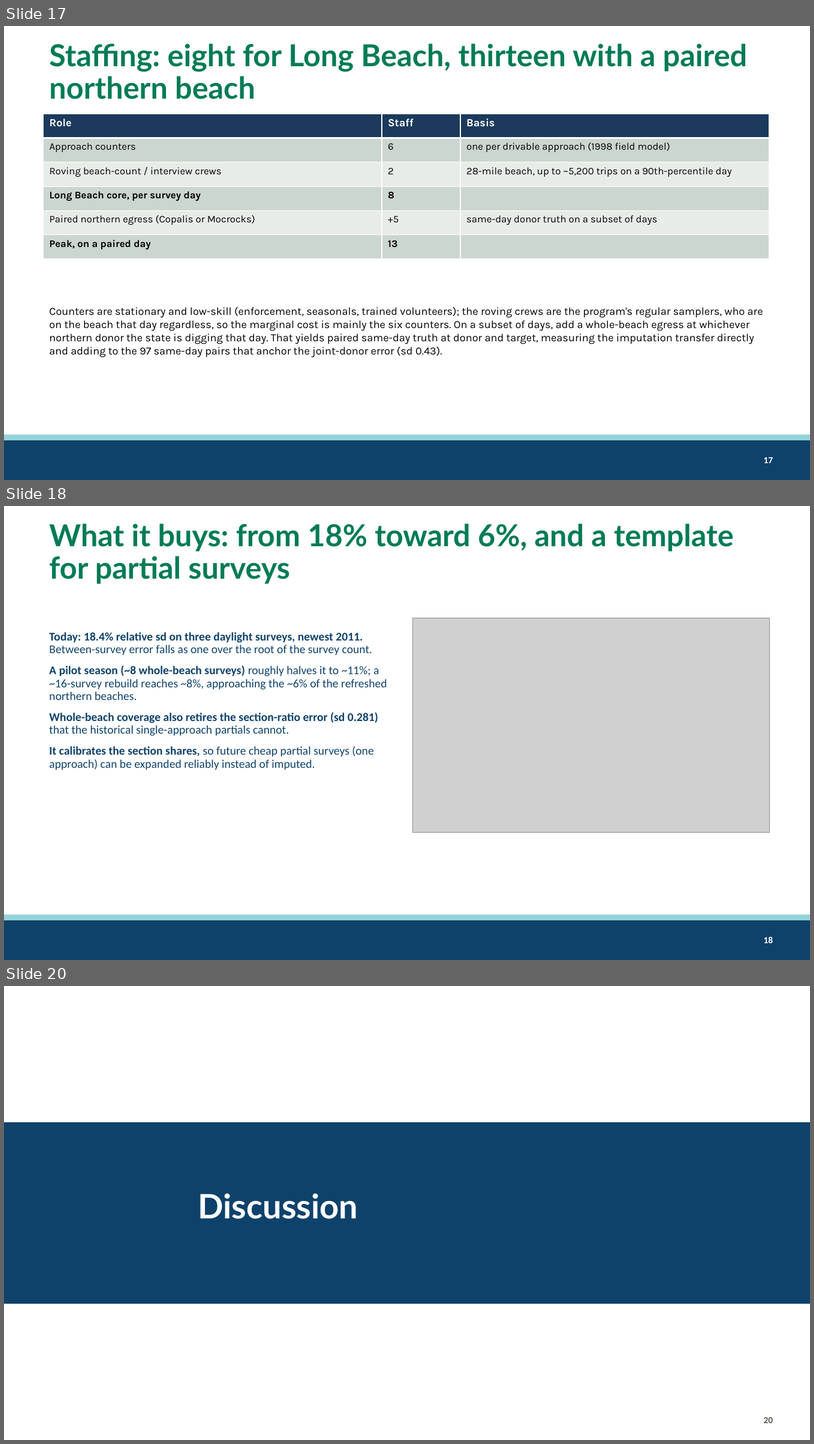
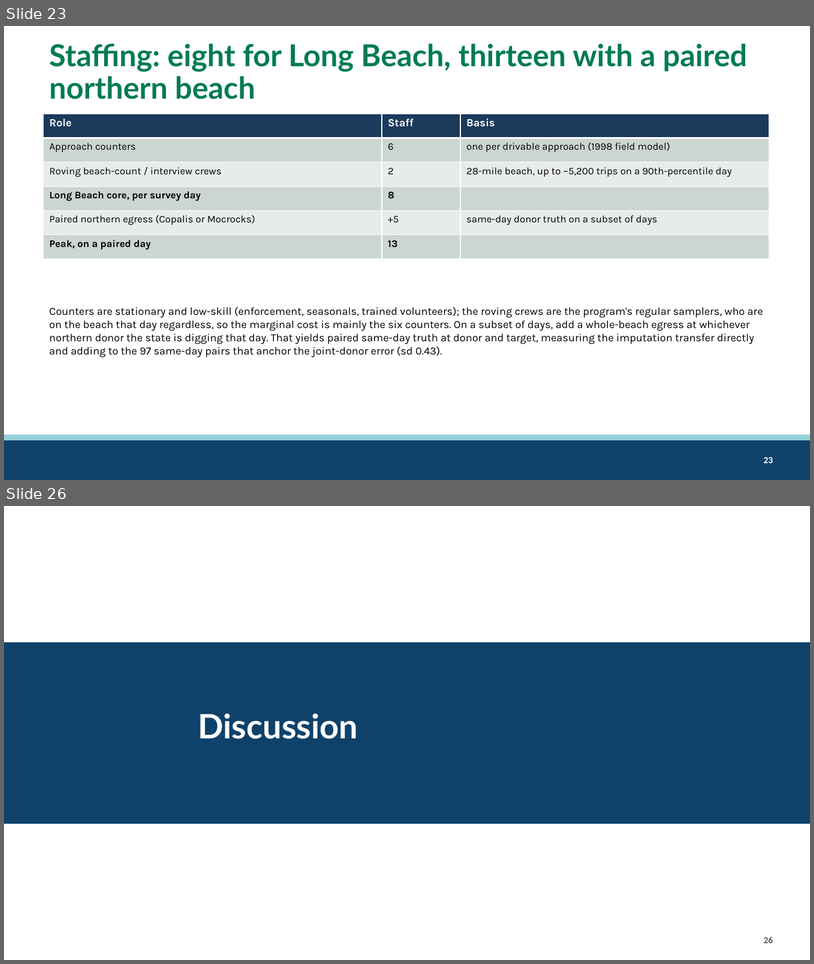
Before and after one commit to mattgeorgephd/razor-clam-harvest-monitoring, a slide deck: 07_presentations/razor-clam-sampling-design.pptx. Shown one above the other, each under a label of ours: slides 17, 18 and 20 before the commit, slides 23 and 26 after it; the slides between them are not shown. The pictures are 814x1444 and 814x964 pixels, drawn with LibreOffice and Linux fonts; fonts in the diff are those of the drawing; grey boxes stand for pictures; background and template pictures are left out. Boxes give left, top, right and bottom in pixels: in the first picture for what was removed or moved away, otherwise in the second. Text is boxed around its words. In the diff, an @@ line names an element or a change of style, - is before the commit and + after.

```diff
--- a/07_presentations/razor-clam-sampling-design.pptx
+++ b/07_presentations/razor-clam-sampling-design.pptx
@@ slide 18 removed at (x1=4, y1=506, x2=810, y2=960), background #FFFFFF; not listed: 3 template elements that a slide beside it also shows @@
@@ title removed at (x1=49, y1=523, x2=734, y2=584) @@
-What it buys: from 18% toward 6%, and a template for partial surveys
@@ picture removed at (x1=413, y1=618, x2=770, y2=832) @@
@@ text removed at (x1=49, y1=632, x2=387, y2=769) @@
-Today: 18.4% relative sd on three daylight surveys, newest 2011. Between-survey error falls as one over the root of the survey count.
-A pilot season (~8 whole-beach surveys) roughly halves it to ~11%; a ~16-survey rebuild reaches ~8%, approaching the ~6% of the refreshed northern beaches.
-Whole-beach coverage also retires the section-ratio error (sd 0.281) that the historical single-approach partials cannot.
-It calibrates the section shares, so future cheap partial surveys (one approach) can be expanded reliably instead of imputed.
@@ what was slide 17 is now slide 23 @@
@@ page number at (x1=764, y1=457, x2=774, y2=463): text changed @@
-17
+23
@@ what was slide 20 is now slide 26 @@
@@ page number at (x1=764, y1=936, x2=774, y2=943): text changed @@
-20
+26
```
Also in this commit, not shown: 1 slide changed, 7 slides added, 9 other files.
